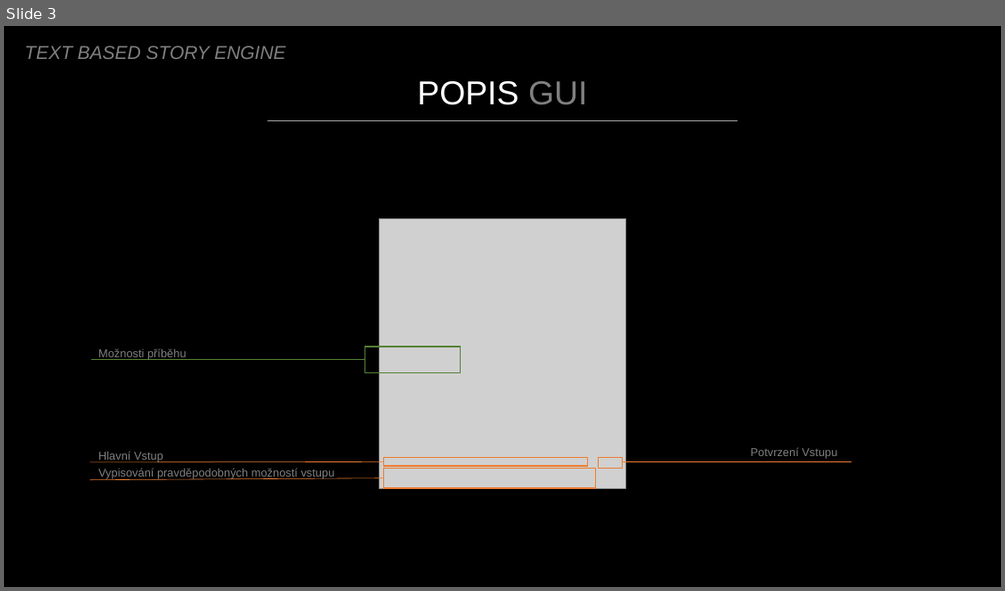
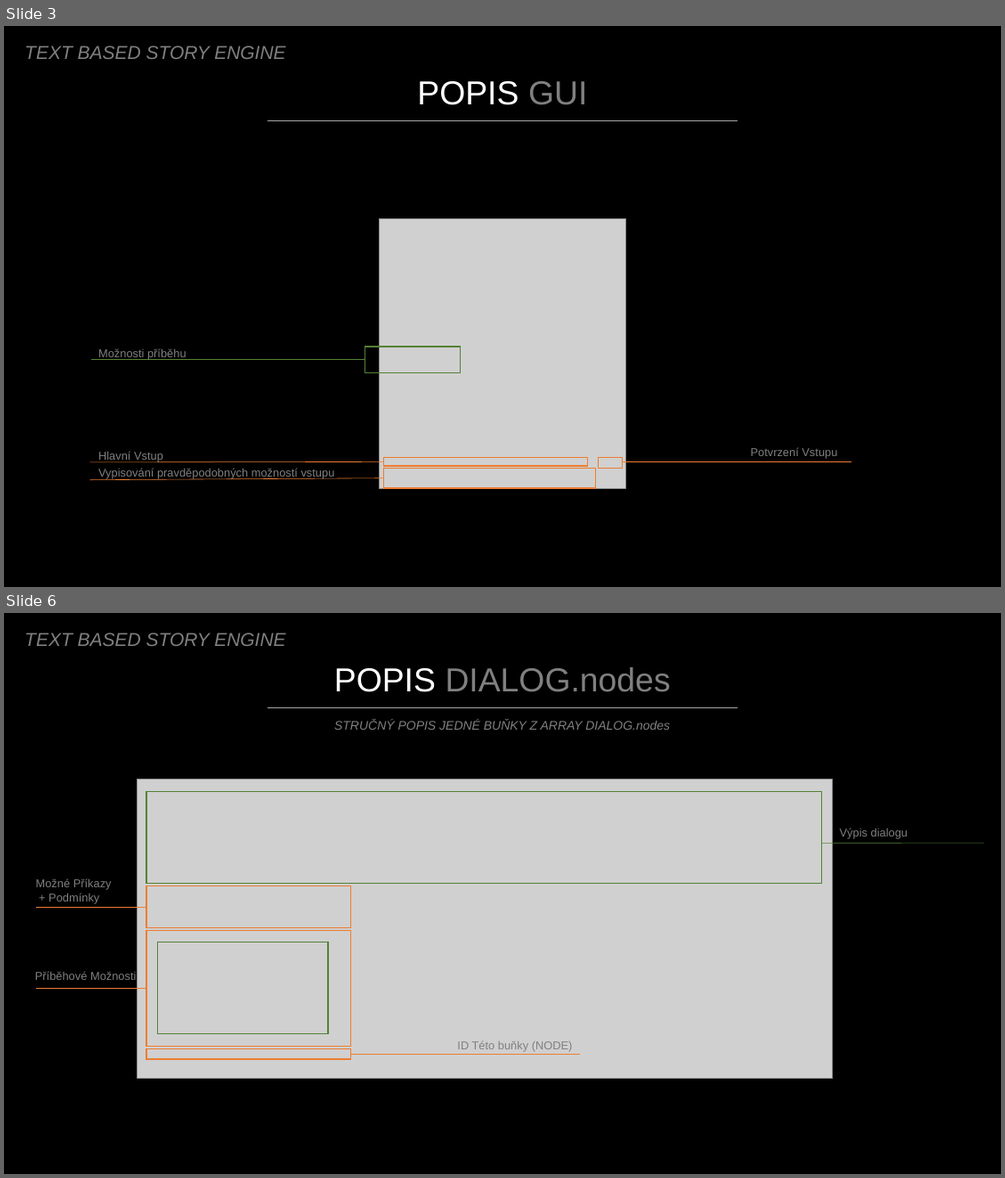
Before and after one commit to GasimoCodes/Text-Adventure, a slide deck: Text Based Engine.pptx. Shown one above the other, each under a label of ours: slide 3 before the commit, slides 3 and 6 after it; the slides between them are not shown. The pictures are 1005x591 and 1005x1178 pixels, drawn with LibreOffice and Linux fonts; fonts in the diff are those of the drawing; grey boxes stand for pictures. Boxes give left, top, right and bottom in pixels: in the first picture for what was removed or moved away, otherwise in the second. Text is boxed around its words. In the diff, an @@ line names an element or a change of style, - is before the commit and + after.

```diff
--- a/Text Based Engine.pptx
+++ b/Text Based Engine.pptx
@@ slide 6 added at [4, 613, 1001, 1174], background #000000 @@
@@ text added at [24, 633, 285, 646], 18 pt, text #808080, italic @@
+TEXT BASED STORY ENGINE
@@ text added at [334, 667, 671, 692], 32 pt, text #808080 @@
+POPIS DIALOG.nodes
@@ line added from (267, 708) to (738, 708), #A5A5A5 0.5 pt @@
@@ text added at [334, 720, 670, 730], 12 pt, text #808080, italic @@
+STRUČNÝ POPIS JEDNÉ BUŇKY Z ARRAY DIALOG.nodes
@@ picture added at [138, 779, 832, 1078] @@
@@ rectangle added at [146, 792, 822, 883], outline #548235 1 pt @@
@@ line added from (821, 844) to (985, 843), #548235 0.5 pt @@
@@ text added at [840, 827, 907, 838], 11 pt, text #808080 @@
+Výpis dialogu
@@ text added at [36, 878, 112, 904], 11 pt, text #808080 @@
+Možné Příkazy
++ Podmínky
@@ rectangle added at [146, 886, 351, 928], outline #ED7D31 1 pt @@
@@ line added from (146, 907) to (36, 907), #ED7D31 0.5 pt @@
@@ rectangle added at [146, 931, 351, 1046], outline #ED7D31 1 pt @@
@@ rectangle added at [157, 942, 328, 1033], outline #548235 1 pt @@
@@ text added at [35, 971, 136, 980], 11 pt, text #808080 @@
+Příběhové Možnosti
@@ line added from (146, 989) to (36, 989), #ED7D31 0.5 pt @@
@@ rectangle added at [146, 1049, 351, 1060], outline #ED7D31 1 pt @@
@@ line added from (350, 1054) to (580, 1054), #ED7D31 0.5 pt @@
@@ text added at [457, 1041, 573, 1052], 11 pt, text #808080 @@
+ID Této buňky (NODE)
```
Also in this commit, not shown: 3 slides changed, 4 other slides added, 5 other files.
